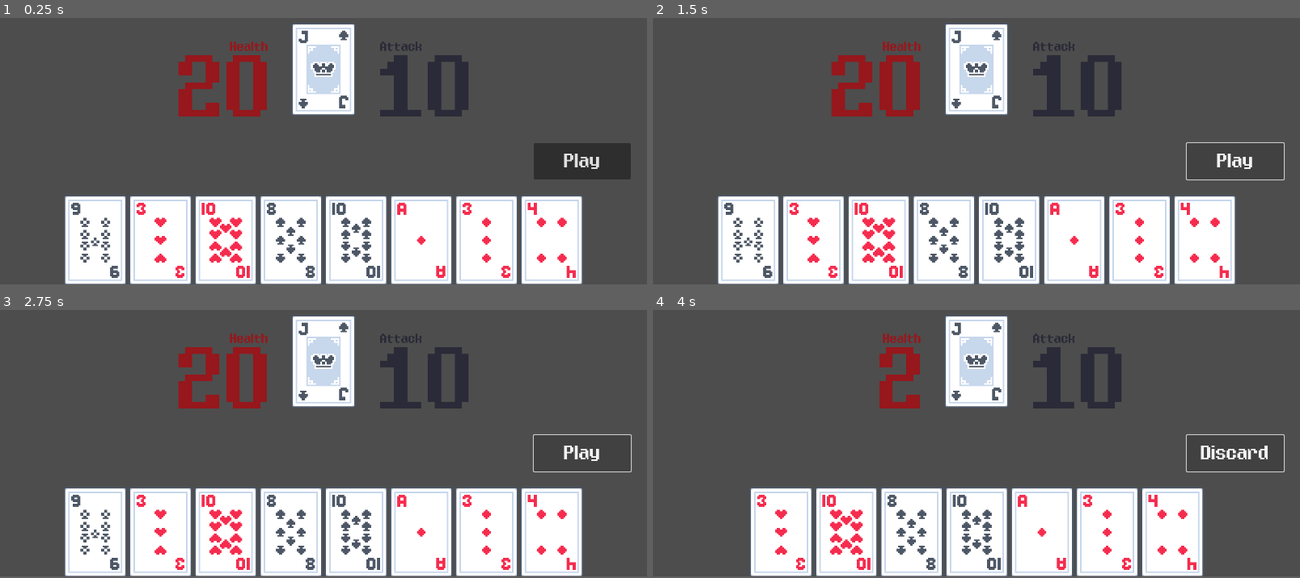
Above: before the commit, frames 1-4 (two rows, left to right).
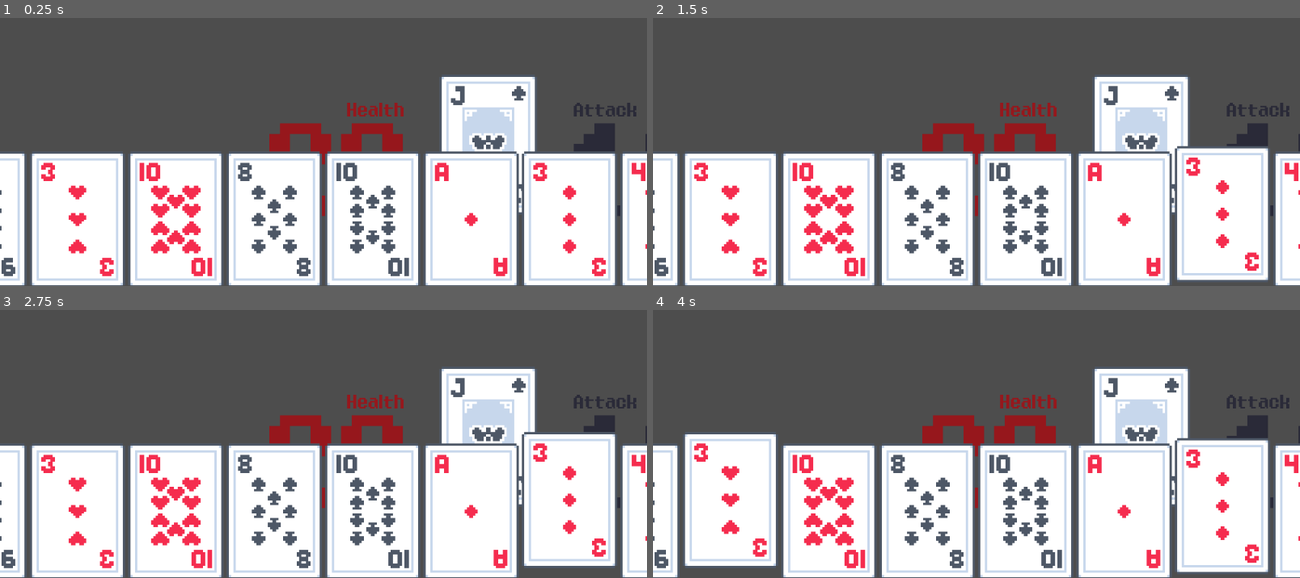
Above: after the commit, the same moments.

Repository: austintian03/regicide-clone
Game: Godot game, scene res://scenes/game.tscn
Two runs of this game, one before a commit and one after it. Both use one fixed random seed, a clock stepped at 60 frames per second and the inputs below.
Inputs (mouse positions are in pixels of both pictures, inside the frame that each line leads up to):
- Up to frame 1 (0.25 s): no input
- Up to frame 2 (1.5 s): click (1235, 160) at 0.5 s, where only the run before the commit has a clickable "Play"; click (1235, 160) at 1.25 s, where only the run before the commit has a clickable "Play"
- Up to frame 3 (2.75 s): click (582, 452) at 2 s, where only the run before the commit has a clickable "Play"
- Up to frame 4 (4 s): tap Enter at 2.75 s; move the mouse to (750, 532) at 2.77 s; press the mouse at (750, 532) at 2.78 s; release the mouse at (750, 532) at 3.5 s; click (1235, 452) at 3.5 s, where only the run before the commit has a clickable "Discard"
In our replay, the window is 800x450 before the commit and 800x452 after it. These sizes can differ from the game's own. Grey fills any space a smaller window leaves; there, only what the larger window draws over its background counts as a difference.

The runs differ from the first frame. In frame 1, 46% of the frame differs, in the area x 0-100%, y 2-100%; in frame 2, 46%; in frame 3, 46%; in frame 4, 48%.

Commit message:
Modify screen resolution and stretch settings

Diff:
--- a/project.godot
+++ b/project.godot
@@ -21,8 +21,10 @@
 
 [display]
 
-window/size/viewport_width=1280
-window/size/viewport_height=720
+window/size/viewport_width=848
+window/size/viewport_height=480
+window/stretch/mode="viewport"
+window/stretch/aspect="expand"
 
 [input]
 
